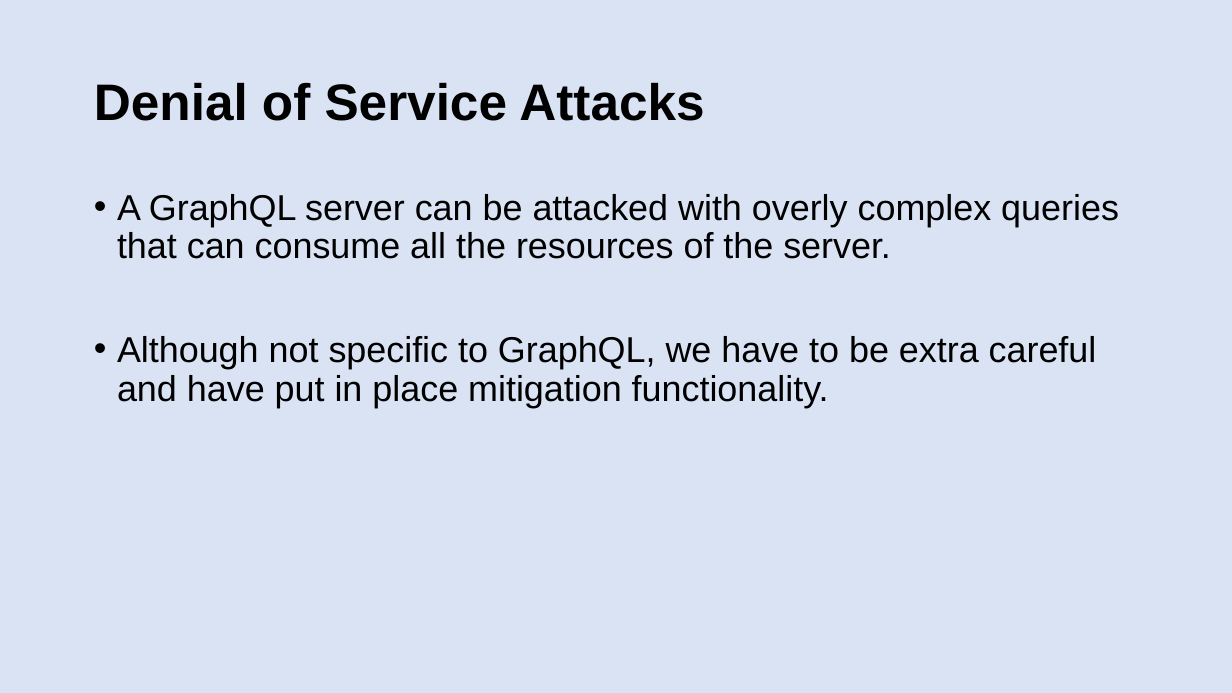
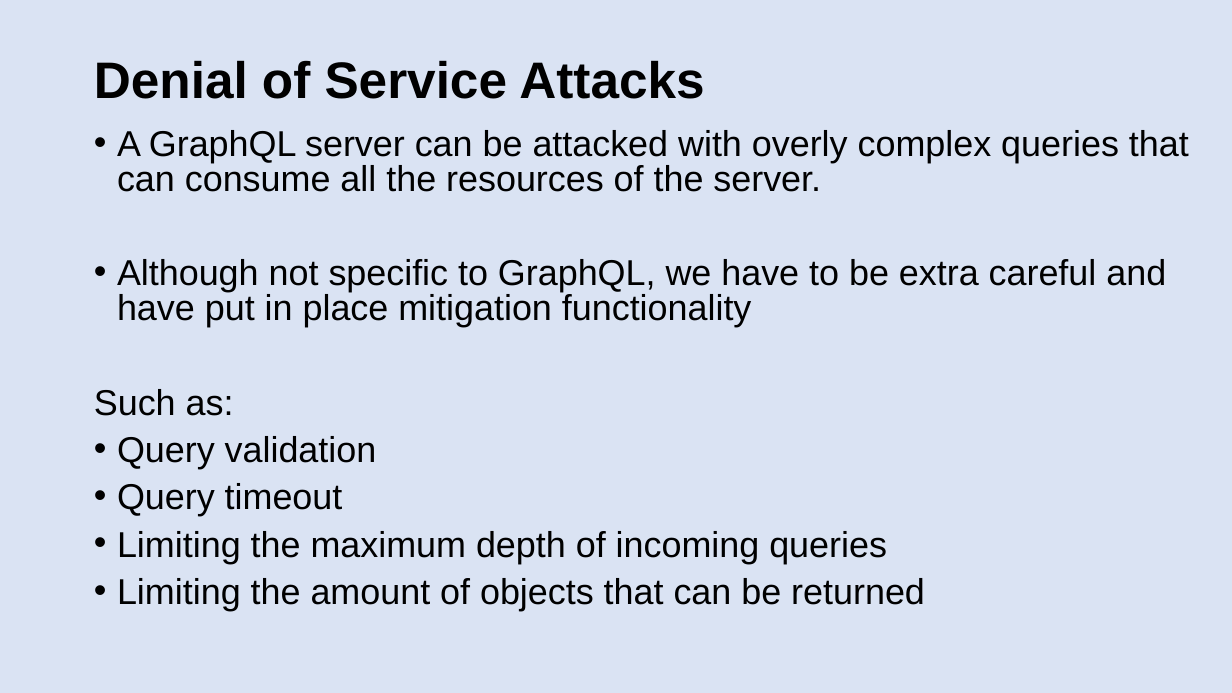
Before and after one commit to patelg123/graphql-presentation, a slide deck: slide 30 of current.pptx. Drawn at 1232x693 pixels with LibreOffice and Linux fonts; fonts in the diff are those of the drawing. Boxes give left, top, right and bottom in pixels: in the first picture for what was removed or moved away, otherwise in the second. Text is boxed around its words. In the diff, an @@ line names an element or a change of style, - is before the commit and + after.

Commit message:
more changes

```diff
--- a/current.pptx
+++ b/current.pptx
@@ title "Denial of Service Attacks" moved from (x1=94, y1=82, x2=704, y2=121) to (x1=94, y1=60, x2=704, y2=99) @@
@@ text "A GraphQL server can be ..." moved from (x1=117, y1=194, x2=1119, y2=408) to (x1=94, y1=130, x2=1189, y2=611) @@
@@ text at (x1=117, y1=130, x2=1189, y2=192): line spacing 0.9 to 0.8 @@
@@ text at (x1=94, y1=259, x2=1166, y2=611): text changed @@
-• Although not specific to GraphQL, we have to be extra careful and have put in place mitigation functionality.
+• Although not specific to GraphQL, we have to be extra careful and have put in place mitigation functionality
+Such as:
+• Query validation
+• Query timeout
+• Limiting the maximum depth of incoming queries
+• Limiting the amount of objects that can be returned
```
Also in this commit, not shown: 5 other slides changed.
